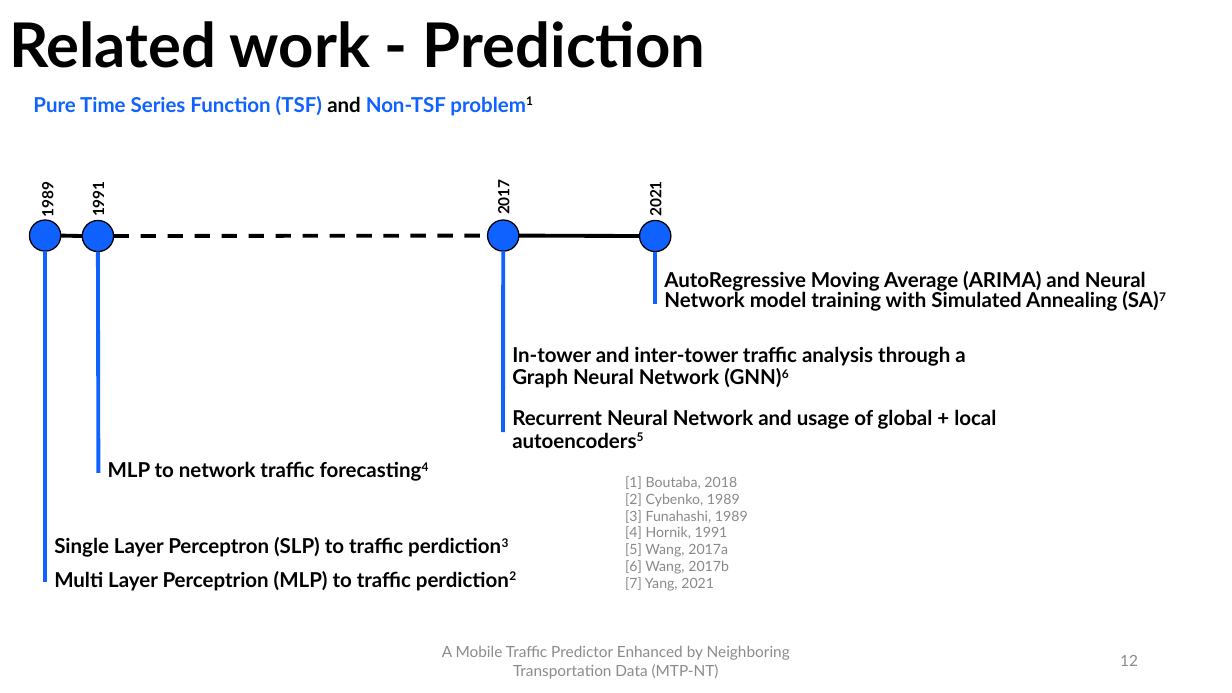
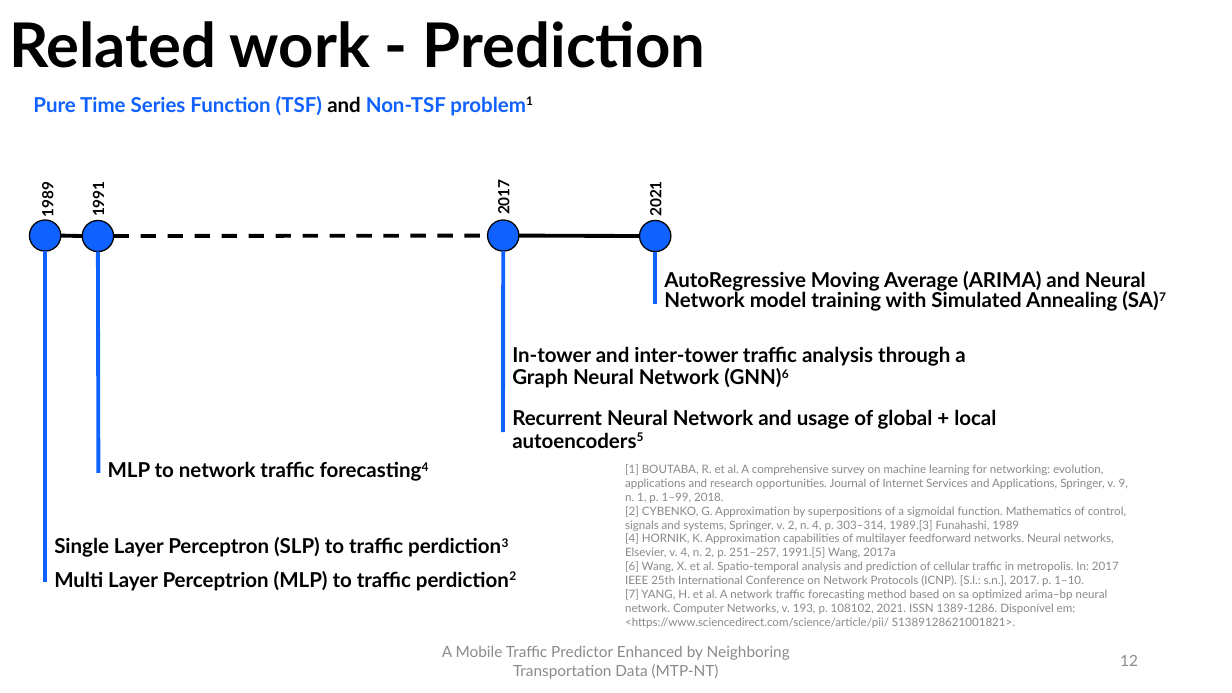
Before and after one commit to PatrickLdA/milan-telecom-analysis, a slide deck: slide 12 of defesa.pptx. Drawn at 1232x693 pixels with LibreOffice and Linux fonts; fonts in the diff are those of the drawing. Boxes give left, top, right and bottom in pixels: in the first picture for what was removed or moved away, otherwise in the second. Text is boxed around its words. In the diff, an @@ line names an element or a change of style, - is before the commit and + after.

```diff
--- a/defesa.pptx
+++ b/defesa.pptx
@@ text at box(625, 464, 1128, 628): text changed; size 11 to 9 pt @@
-[1] Boutaba, 2018
-[2] Cybenko, 1989
-[3] Funahashi, 1989
-[4] Hornik, 1991
-[5] Wang, 2017a
-[6] Wang, 2017b
-[7] Yang, 2021
+[1] BOUTABA, R. et al. A comprehensive survey on machine learning for networking: evolution, applications and research opportunities. Journal of Internet Services and Applications, Springer, v. 9, n. 1, p. 1–99, 2018.
+[2] CYBENKO, G. Approximation by superpositions of a sigmoidal function. Mathematics of control, signals and systems, Springer, v. 2, n. 4, p. 303–314, 1989.[3] Funahashi, 1989
+[4] HORNIK, K. Approximation capabilities of multilayer feedforward networks. Neural networks, Elsevier, v. 4, n. 2, p. 251–257, 1991.[5] Wang, 2017a
+[6] Wang, X. et al. Spatio-temporal analysis and prediction of cellular traffic in metropolis. In: 2017 IEEE 25th International Conference on Network Protocols (ICNP). [S.l.: s.n.], 2017. p. 1–10.
+[7] YANG, H. et al. A network traffic forecasting method based on sa optimized arima–bp neural network. Computer Networks, v. 193, p. 108102, 2021. ISSN 1389-1286. Disponível em: <https://www.sciencedirect.com/science/article/pii/ S1389128621001821>.
```
Also in this commit, not shown: 7 other slides changed, 5 slides added.
